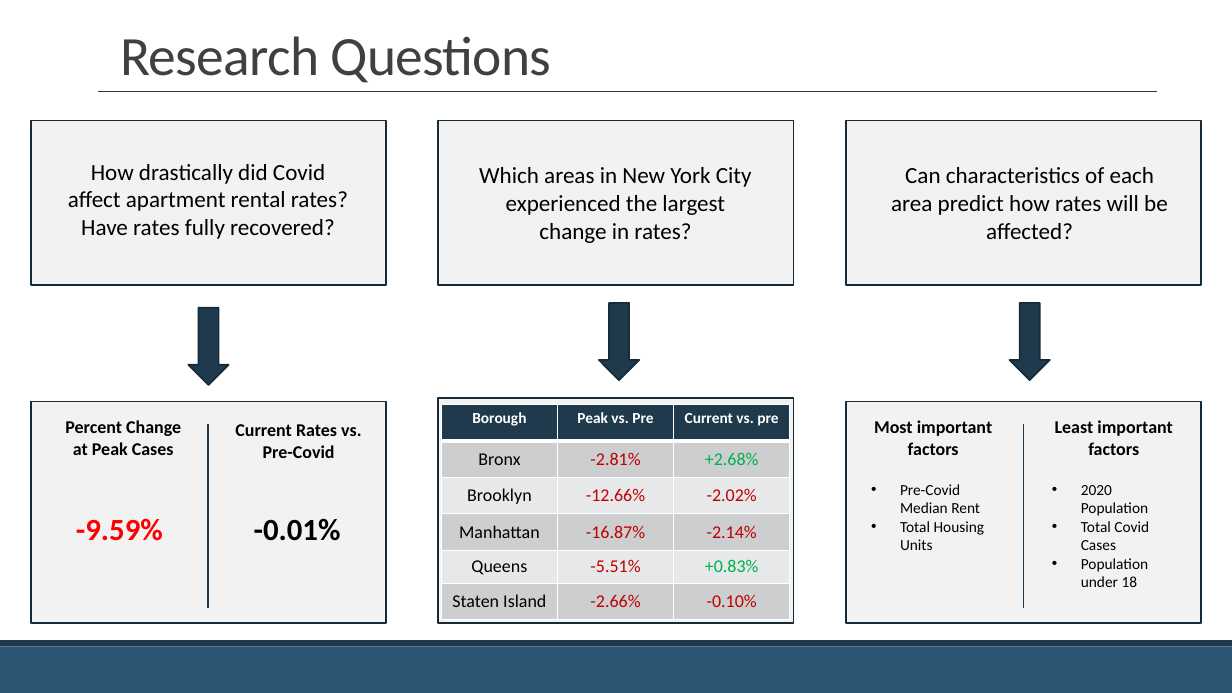
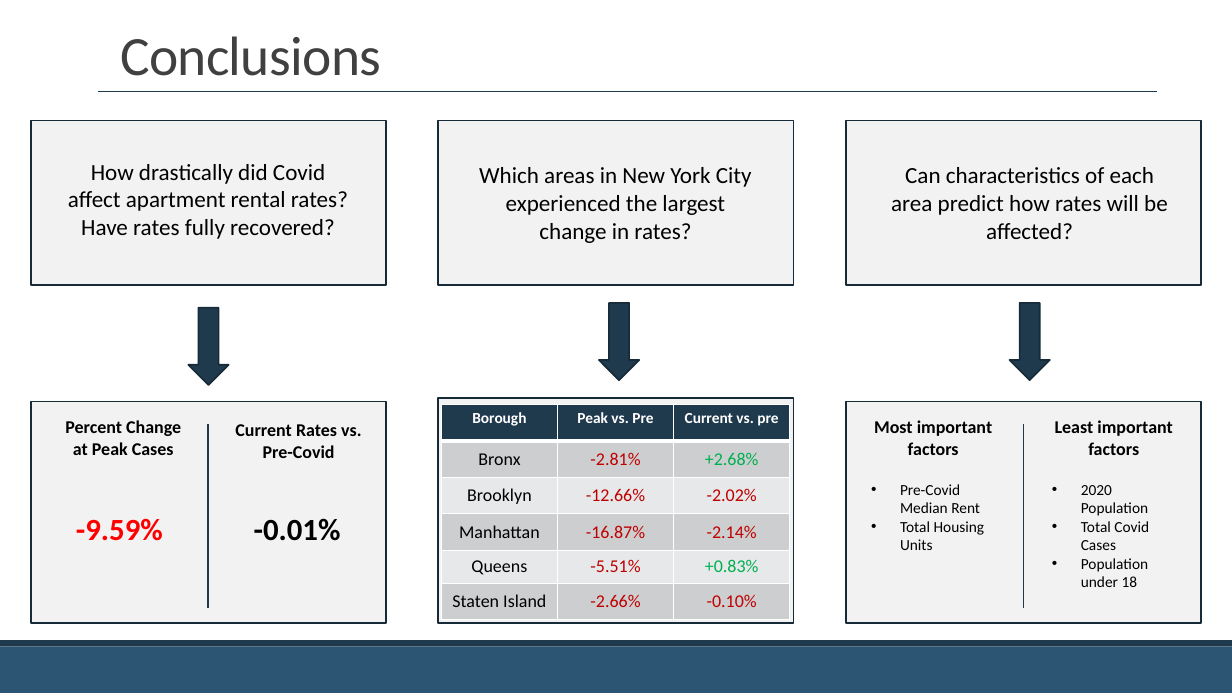
Before and after one commit to jackcopeland11/nyc_apartment_rent_analysis, a slide deck: slide 15 of Covid-19 and the NYC Apartment Market.pptx (slide 14 before the commit). Drawn at 1232x693 pixels with LibreOffice and Linux fonts; fonts in the diff are those of the drawing. Boxes give left, top, right and bottom in pixels: in the first picture for what was removed or moved away, otherwise in the second. Text is boxed around its words. In the diff, an @@ line names an element or a change of style, - is before the commit and + after.

```diff
--- a/Covid-19 and the NYC Apartment Market.pptx
+++ b/Covid-19 and the NYC Apartment Market.pptx
@@ title at (120, 36, 381, 76): text changed @@
-Research Questions
+Conclusions
```
Also in this commit, not shown: 2 other slides changed, 1 slide added.
